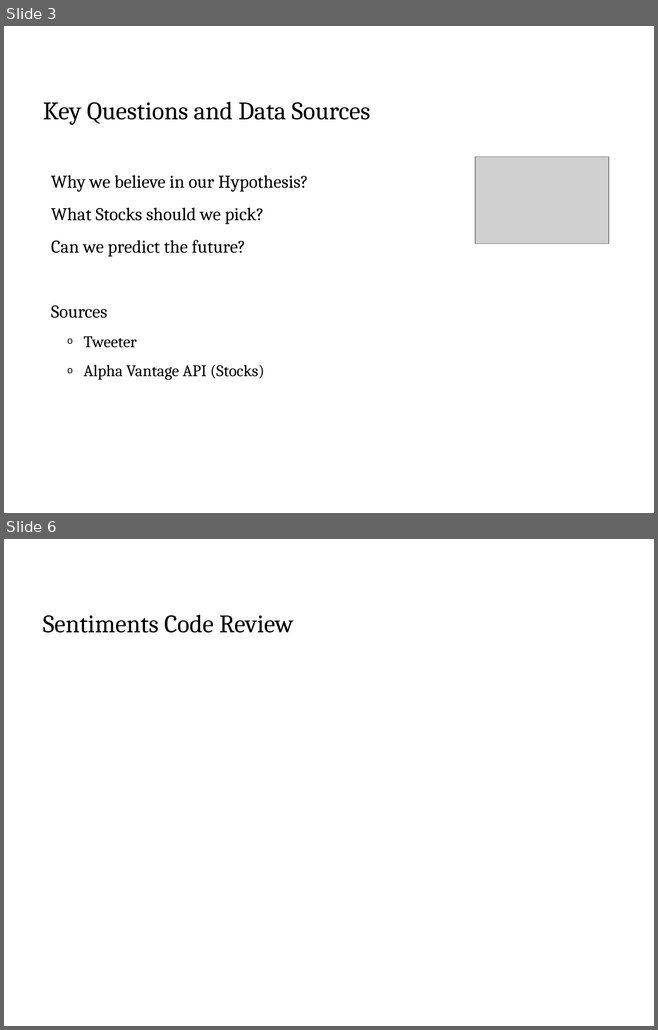
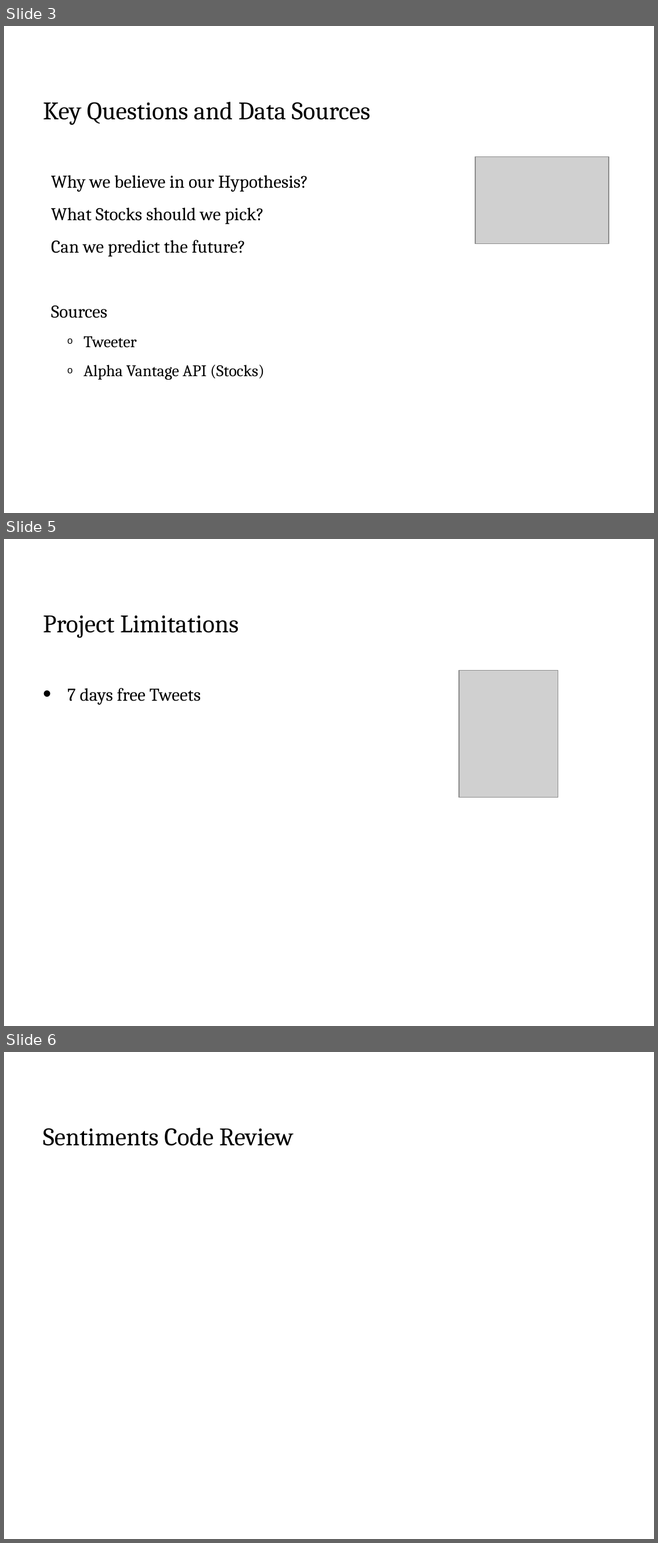
Before and after one commit to manupem231/GAMER, a slide deck: AnalyzeOilStocks.pptx. Shown one above the other, each under a label of ours: slides 3 and 6 before the commit, slides 3, 5 and 6 after it; the slides between them are not shown. The pictures are 658x1030 and 658x1543 pixels, drawn with LibreOffice and Linux fonts; fonts in the diff are those of the drawing; grey boxes stand for pictures; background and template pictures are left out. Boxes give left, top, right and bottom in pixels: in the first picture for what was removed or moved away, otherwise in the second. Text is boxed around its words. In the diff, an @@ line names an element or a change of style, - is before the commit and + after.

```diff
--- a/AnalyzeOilStocks.pptx
+++ b/AnalyzeOilStocks.pptx
@@ slide 5 added at [4, 539, 654, 1026], background #FFFFFF @@
@@ title added at [43, 616, 238, 638], 28 pt, text #000000 @@
+Project Limitations
@@ picture added at [459, 671, 558, 798] @@
@@ text added at [67, 688, 201, 705], 20 pt, text #000000 @@
+• 7 days free Tweets
```
Also in this commit, not shown: 1 slide changed, 1 other slide added, 1 slide removed.
